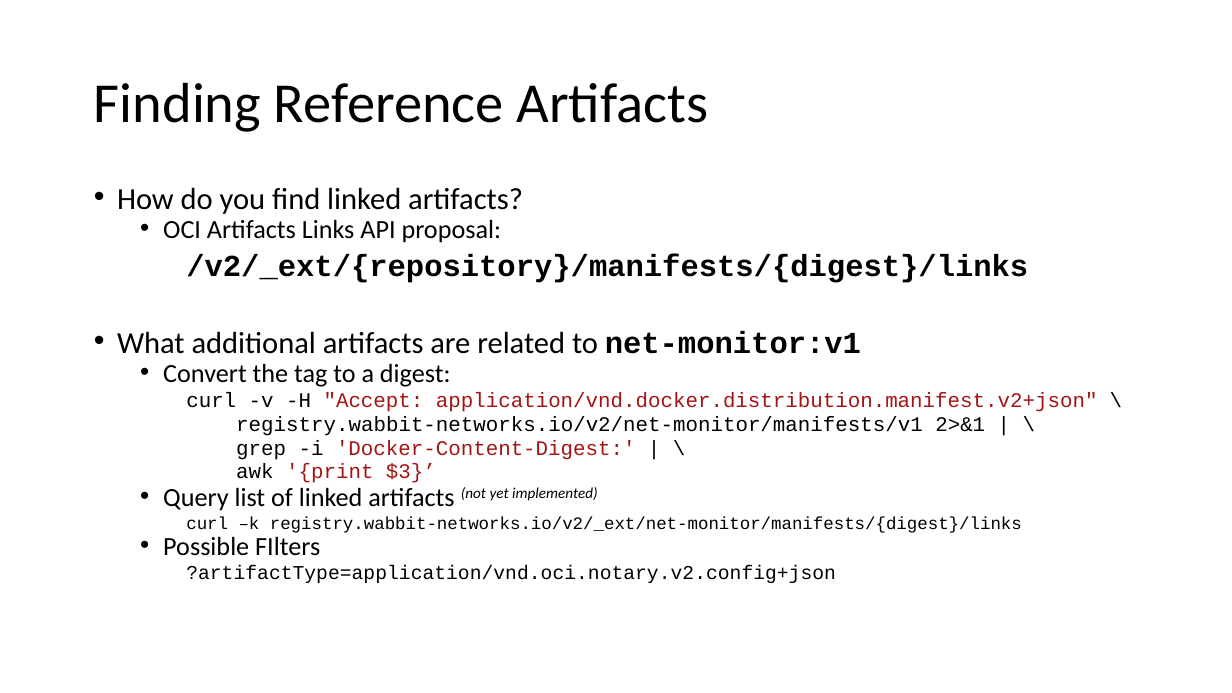
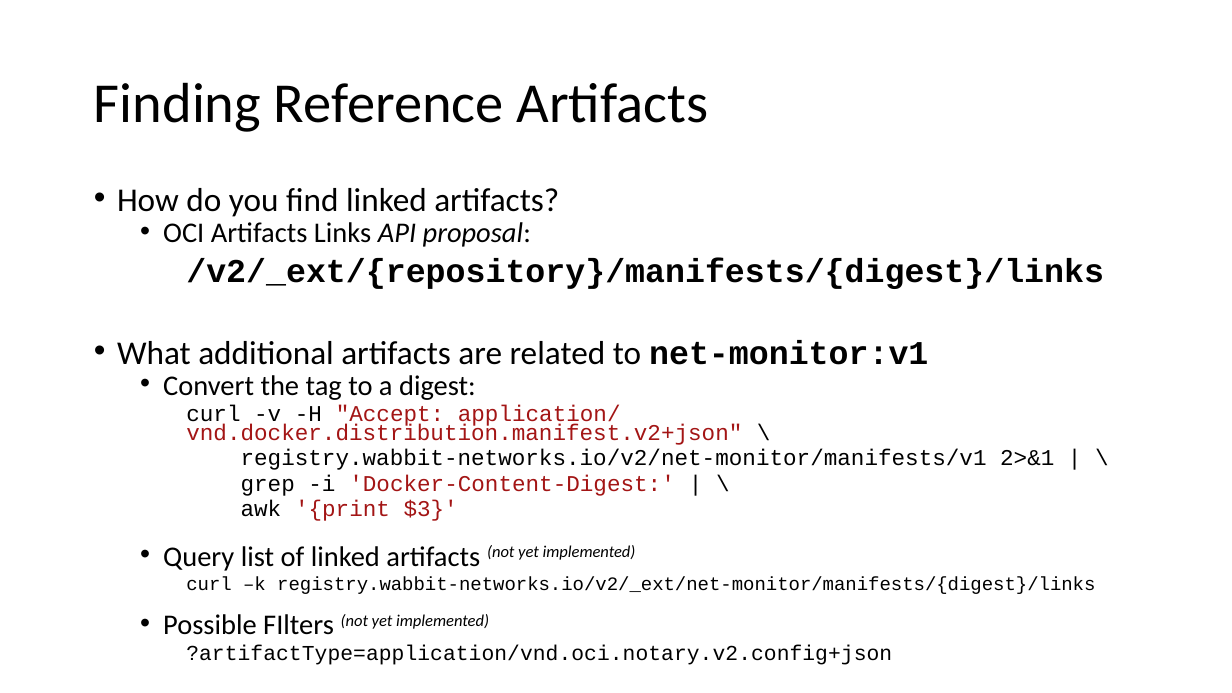
Before and after one commit to SteveLasker/Presentations, a slide deck: slide 22 of oci-artifacts/RedHatContainerPlumbingDay-OCI-Artifact-ReferenceTypes.pptx. Drawn at 1232x693 pixels with LibreOffice and Linux fonts; fonts in the diff are those of the drawing; background and template pictures are left out. Boxes give left, top, right and bottom in pixels: in the first picture for what was removed or moved away, otherwise in the second. Text is boxed around its words. In the diff, an @@ line names an element or a change of style, - is before the commit and + after.

Commit message:
OCI Artifacts: final Container Plumbing Day deck

```diff
--- a/oci-artifacts/RedHatContainerPlumbingDay-OCI-Artifact-ReferenceTypes.pptx
+++ b/oci-artifacts/RedHatContainerPlumbingDay-OCI-Artifact-ReferenceTypes.pptx
@@ text at [117, 188, 1104, 665]: size 23.8 to 25.9 pt in "How do you find linked artifacts?", "/v2/_ext/{repository}/manifests/{digest}/links", "What additional artifacts are related to net-monitor:v1"; size 20.4 to 22.2 pt in "OCI Artifacts Links API proposal:", "Convert the tag to a digest:", "Query list of linked artifacts (not yet ..."; italic on in "API proposal:"; size 16.1 to 17.6 pt in "curl -v -H "Accept: application/vnd.docker.distribution.mani ...", "registry.wabbit-networks.io/v2/net-monitor/manifests/v1 2>&1 ...", "grep -i 'Docker-Content-Digest:' | \"; size 13.6 to 14.8 pt in "curl –k registry.wabbit-networks.io/v2/_ext/net-monitor/mani ..."; size 15.3 to 16.6 pt in "?artifactType=application/vnd.oci.notary.v2.config+json" @@
@@ text at [241, 500, 458, 521]: text changed; size 16.1 to 17.6 pt @@
-    awk '{print $3}’
+    awk '{print $3}'
@@ text at [163, 614, 489, 635]: text changed; size 20.4 to 22.2 pt; italic on @@
-  • Possible FIlters
+  • Possible FIlters (not yet implemented)
```
Also in this commit, not shown: 5 other slides changed.
